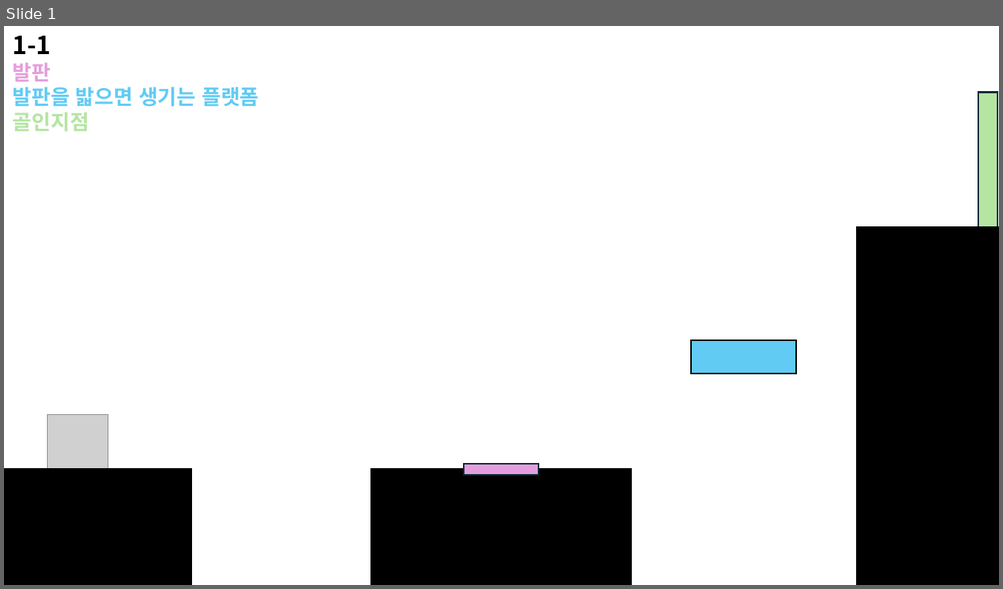
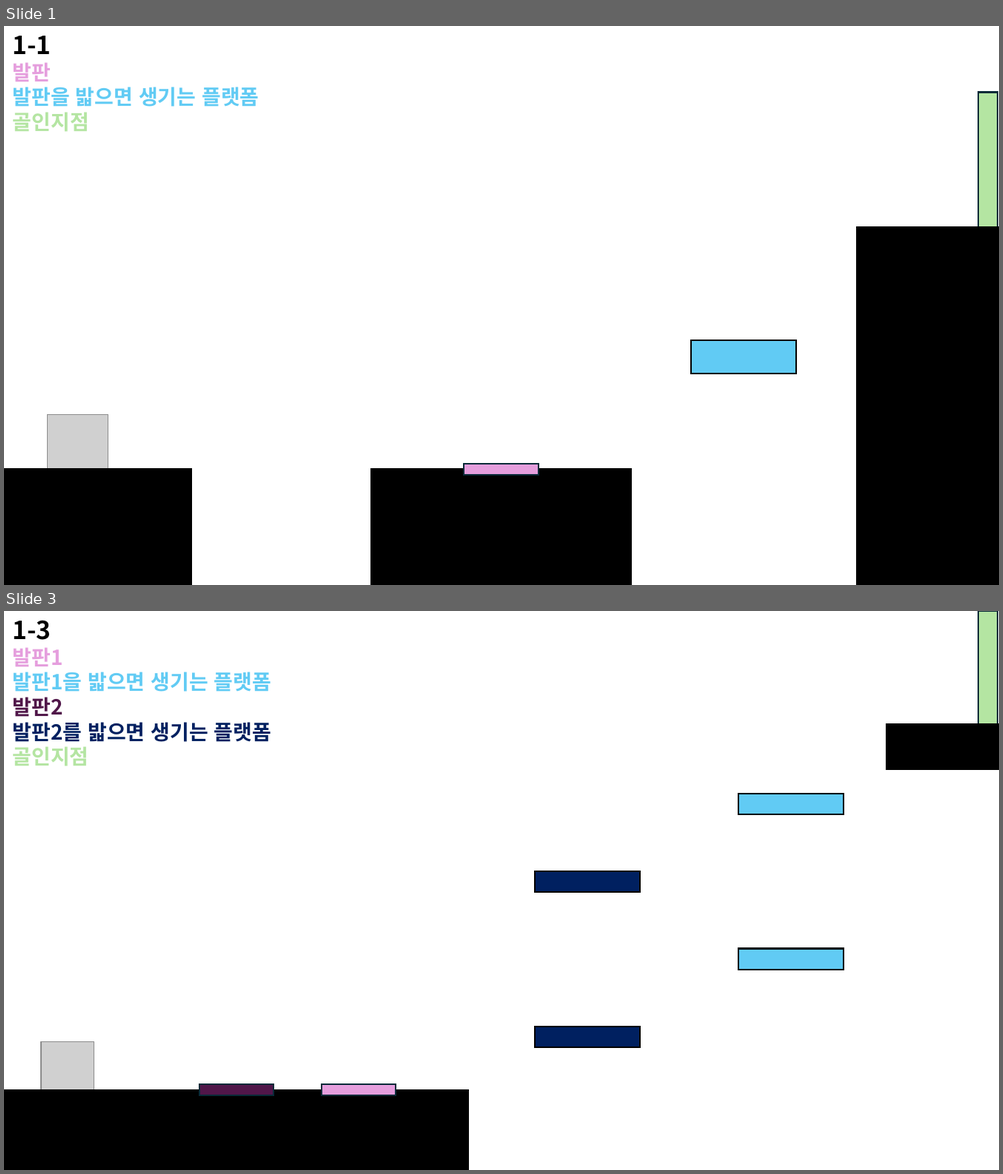
Before and after one commit to aufaks/2DGP_project_26, a slide deck: stages/Stage_Design.pptx. Shown one above the other, each under a label of ours: slide 1 before the commit, slides 1 and 3 after it; the slides between them are not shown. The pictures are 1003x589 and 1003x1174 pixels, drawn with LibreOffice and Linux fonts; fonts in the diff are those of the drawing; grey boxes stand for pictures. Boxes give left, top, right and bottom in pixels: in the first picture for what was removed or moved away, otherwise in the second. Text is boxed around its words. In the diff, an @@ line names an element or a change of style, - is before the commit and + after.

```diff
--- a/stages/Stage_Design.pptx
+++ b/stages/Stage_Design.pptx
@@ slide 3 added at (x1=4, y1=611, x2=999, y2=1170), background #FFFFFF @@
@@ text added at (x1=13, y1=620, x2=271, y2=766), 20 pt, text #61CBF4, bold @@
+1-3
+발판1
+발판1을 밟으면 생기는 플랫폼
+발판2
+발판2를 밟으면 생기는 플랫폼
+골인지점
@@ rectangle added at (x1=979, y1=611, x2=998, y2=723), fill #B4E5A2, outline #092A39 1.5 pt @@
@@ rectangle added at (x1=886, y1=723, x2=999, y2=769), fill #000000, outline #000000 1.5 pt @@
@@ rectangle added at (x1=738, y1=794, x2=843, y2=815), fill #61CBF4, outline #000000 1.5 pt @@
@@ rectangle added at (x1=535, y1=871, x2=640, y2=892), fill #002060, outline #000000 1.5 pt @@
@@ rectangle added at (x1=738, y1=949, x2=843, y2=970), fill #61CBF4, outline #000000 1.5 pt @@
@@ rectangle added at (x1=535, y1=1027, x2=640, y2=1048), fill #002060, outline #000000 1.5 pt @@
@@ picture added at (x1=41, y1=1042, x2=94, y2=1091) @@
@@ rectangle added at (x1=4, y1=1091, x2=468, y2=1170), fill #000000, outline #000000 1.5 pt @@
@@ rectangle added at (x1=199, y1=1085, x2=274, y2=1096), fill #501649, outline #092A39 1.5 pt @@
@@ rectangle added at (x1=321, y1=1085, x2=395, y2=1096), fill #E59EDD, outline #092A39 1.5 pt @@
```
Also in this commit, not shown: 1 other slide added, 16 other files.
